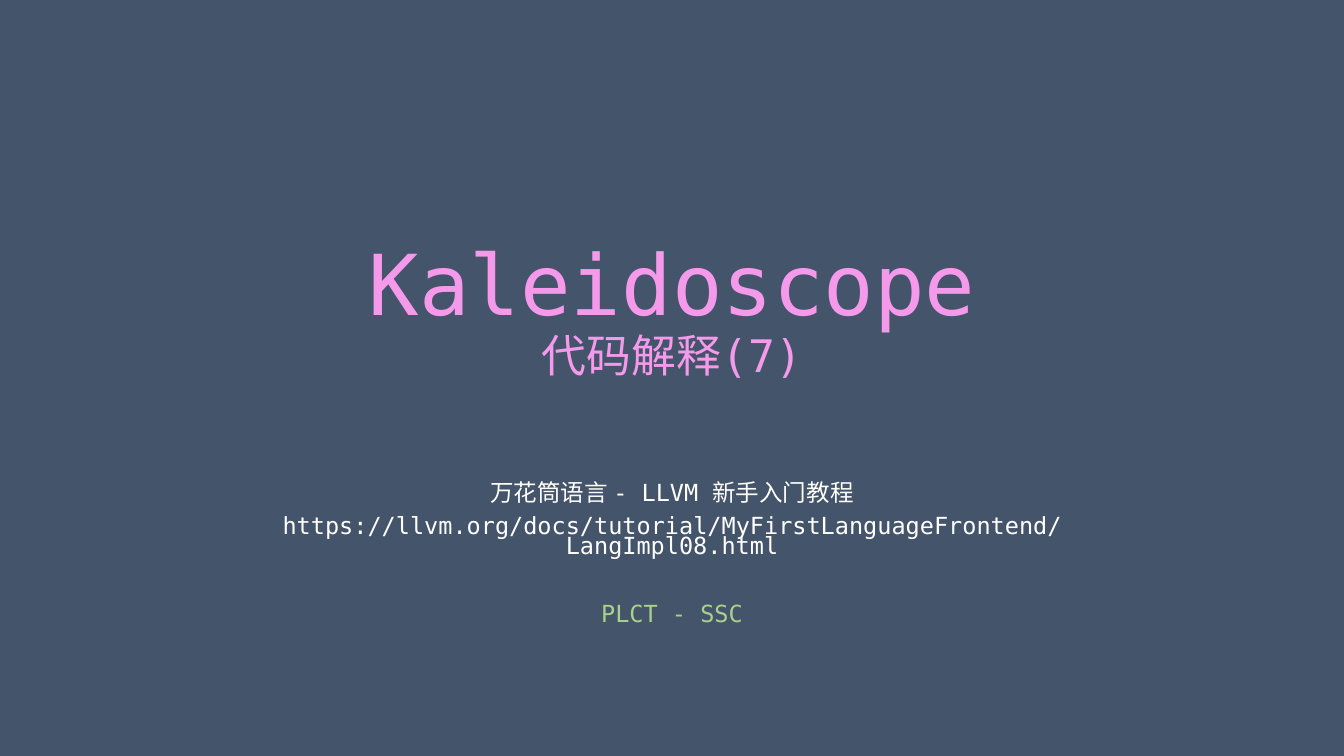
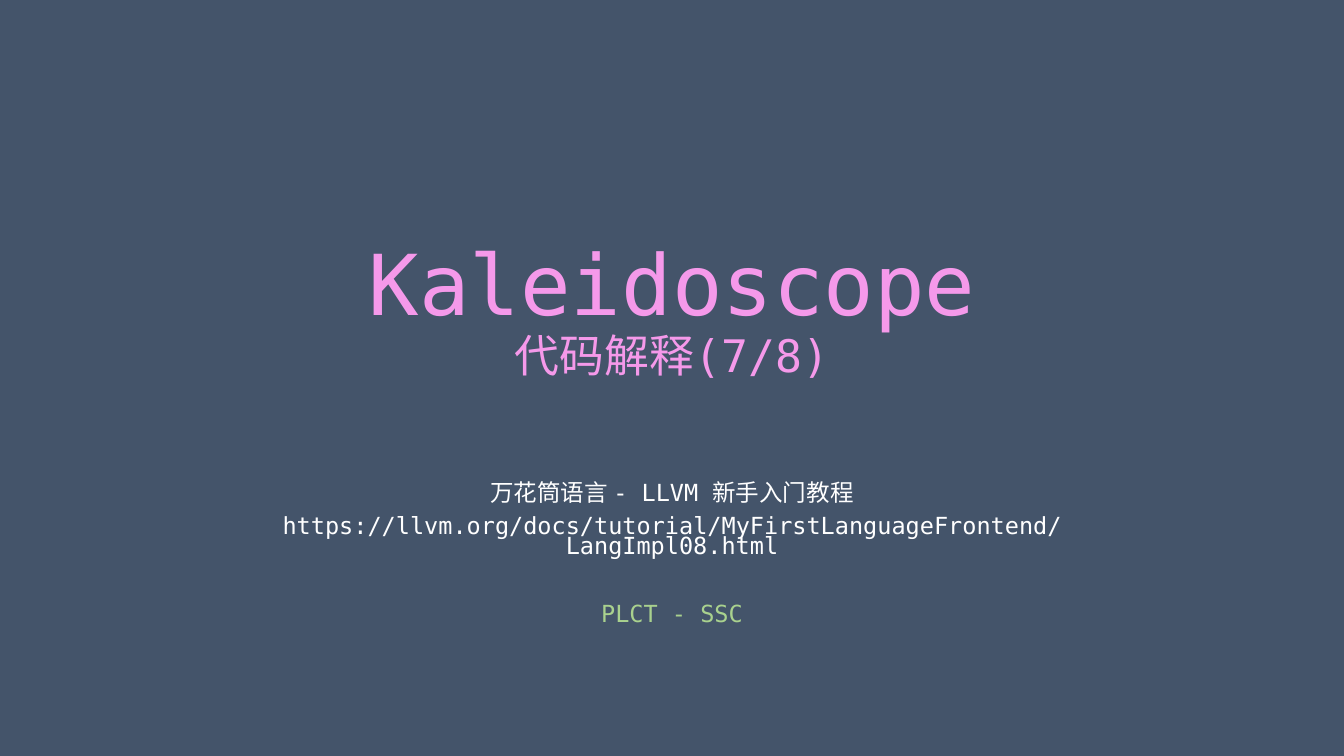
Before and after one commit to achieveartificialintelligence/download, a slide deck: slide 1 of Kaleidoscope/Ch8/Kaleidoscope.pptx. Drawn at 1344x756 pixels with LibreOffice and Linux fonts; fonts in the diff are those of the drawing. Boxes give left, top, right and bottom in pixels: in the first picture for what was removed or moved away, otherwise in the second. Text is boxed around its words. In the diff, an @@ line names an element or a change of style, - is before the commit and + after.

```diff
--- a/Kaleidoscope/Ch8/Kaleidoscope.pptx
+++ b/Kaleidoscope/Ch8/Kaleidoscope.pptx
@@ title at box(369, 250, 976, 378): text changed @@
-Kaleidoscope
-代码解释(7)
+Kaleidoscope
+代码解释(7/8)
```
Also in this commit, not shown: 7 slides added.
